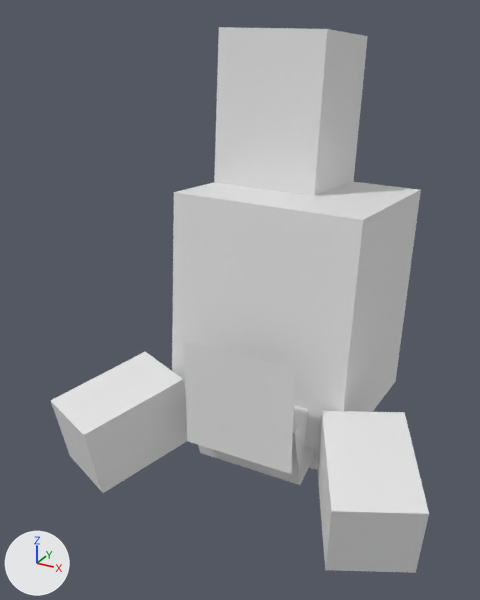
What one commit did to the glTF model static/model/DPSHermit.glb.
The view is the same before and after, from a 50 mm camera at (0.465, -1.004, 0.722) aimed at (-0.008, -0.145, 0.292). Every picture has the same lights, and +X, +Y and +Z are marked at lower left. The first picture is the older version. Materials are left out; every surface is plain grey. Where no turn or scale is listed for an object, it has been applied to the vertices.

The first picture shows 'Body', 'Claw', 'Claw.001', 'Eyes', 'Shell', 'Shell.001' and 1 more.
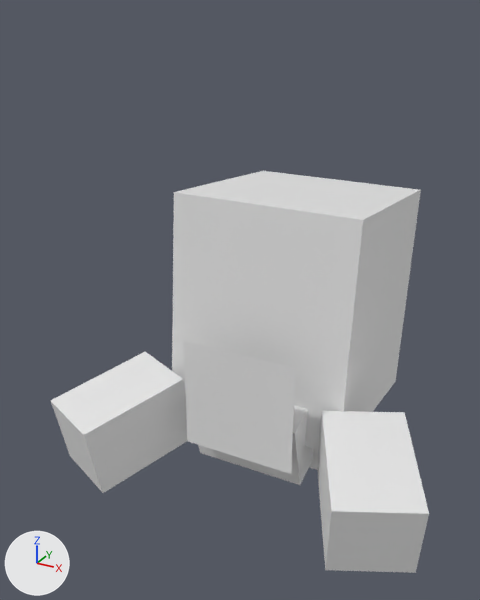
The change in detail:
Object 'Shell.001' (ob_shell_001) is deleted.

What differs and where, as boxes [x1, y1, x2, y2] in the pictures (480 x 600 px):
'Shell.001', deleted
    before: [214, 27, 368, 196]
